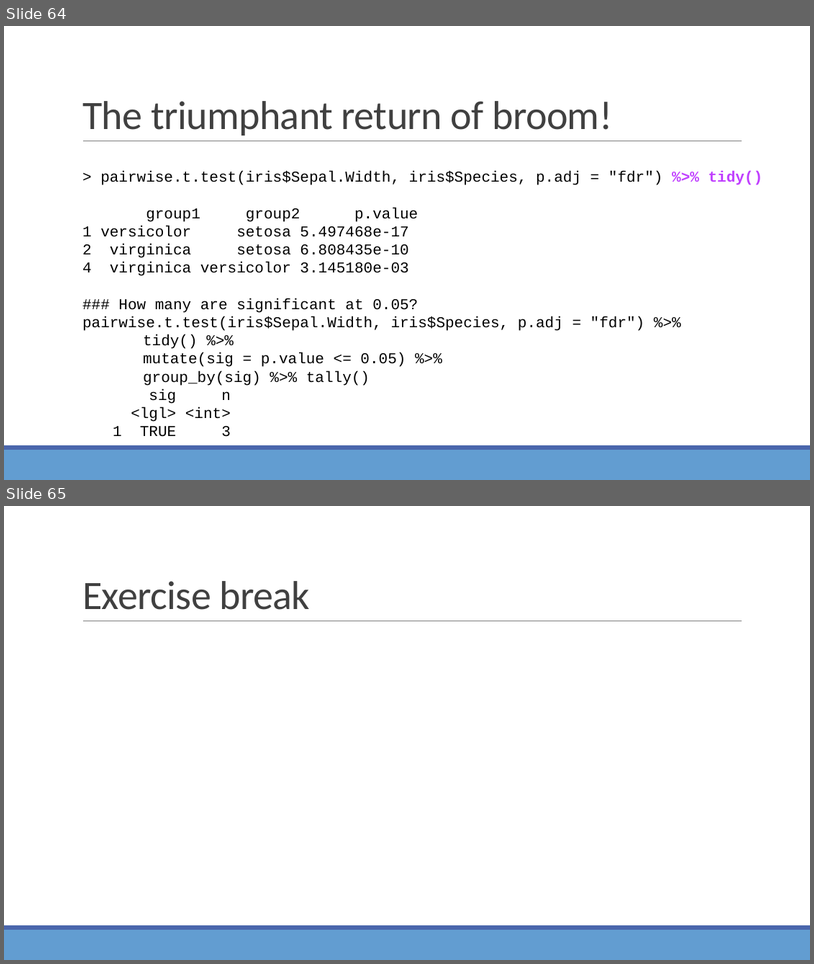
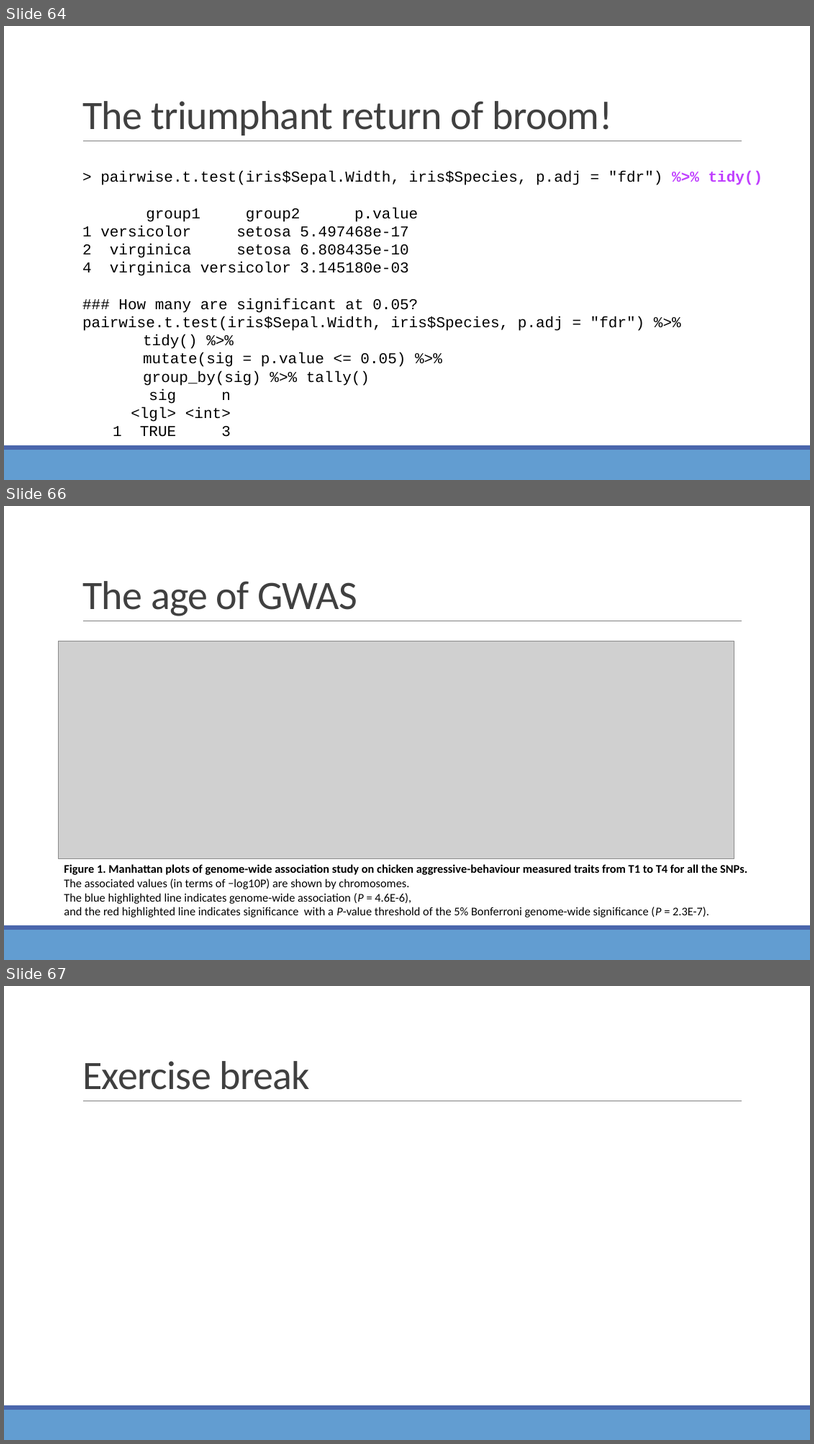
Before and after one commit to sjspielman/bio5312_fall2017, a slide deck: slides/day8_resampling_multtesting.pptx. Shown one above the other, each under a label of ours: slides 64 and 65 before the commit, slides 64, 66 and 67 after it; the slides between them are not shown. The pictures are 814x964 and 814x1444 pixels, drawn with LibreOffice and Linux fonts; fonts in the diff are those of the drawing; grey boxes stand for pictures. Boxes give left, top, right and bottom in pixels: in the first picture for what was removed or moved away, otherwise in the second. Text is boxed around its words. In the diff, an @@ line names an element or a change of style, - is before the commit and + after.

```diff
--- a/slides/day8_resampling_multtesting.pptx
+++ b/slides/day8_resampling_multtesting.pptx
@@ slide 66 added at <box>4,506,810,960</box>, background #FFFFFF; not listed: 3 template elements that a slide beside it also shows @@
@@ title added at <box>82,581,358,616</box>, 48 pt, text #404040 @@
+The age of GWAS
@@ picture added at <box>59,641,736,859</box> @@
@@ text added at <box>64,864,748,917</box>, 14 pt, text #000000 @@
+Figure 1. Manhattan plots of genome-wide association study on chicken aggressive-behaviour measured traits from T1 to T4 for all the SNPs.
+The associated values (in terms of −log10P) are shown by chromosomes.
+The blue highlighted line indicates genome-wide association (P = 4.6E-6),
+and the red highlighted line indicates significance with a P-value threshold of the 5% Bonferroni genome-wide significance (P = 2.3E-7).
@@ what was slide 65 is now slide 67 @@
```
Also in this commit, not shown: 7 slides changed, 1 other slide added, 10 other files.
